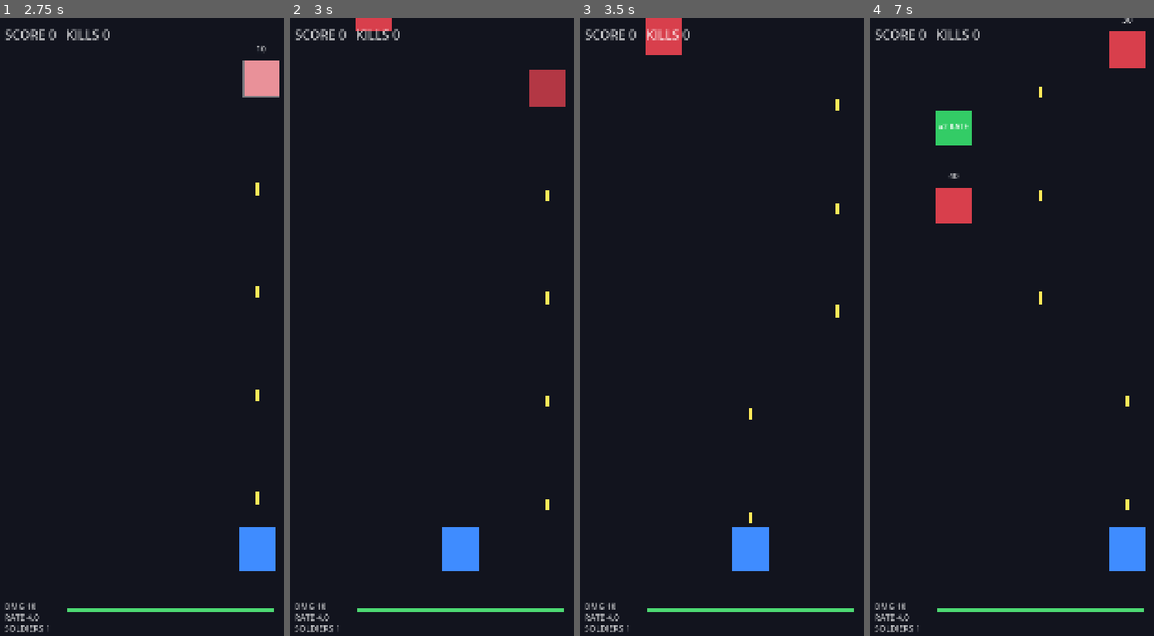
Above: before the commit, frames 1-4 (left to right).
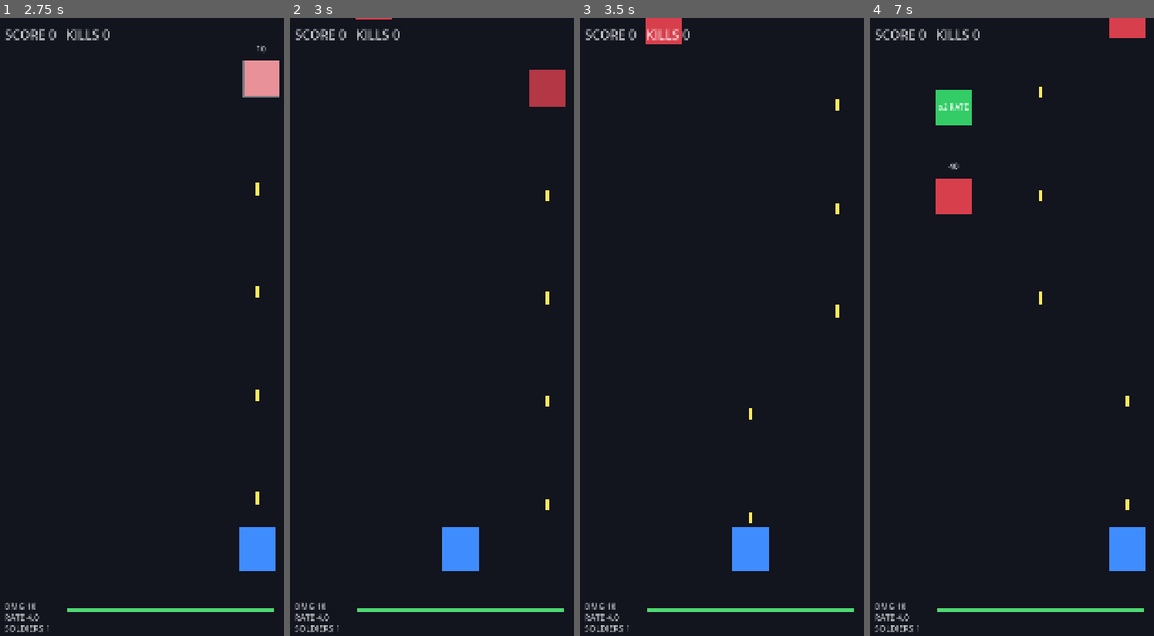
Above: after the commit, the same moments.

Repository: ScriptByFei/kernwerk-godot
Game: Godot game, scene res://scenes/game/game.tscn
Two runs of this game, one before a commit and one after it. Both use one fixed random seed, a clock stepped at 60 frames per second and the inputs below.
Inputs (mouse positions are in pixels of both pictures, inside the frame that each line leads up to):
- Up to frame 1 (2.75 s): tap Enter at 0.5 s; move the mouse to (247, 296) at 0.52 s; hold D (lane_right) 0.53-1.25 s; hold 1 (lane_1) 0.53-1.25 s; click (247, 296) at 0.67 s; tap Space at 1.25 s; drag from (102, 357) to (153, 450) at 1.27 s; move the mouse to (204, 191) at 2.02 s; hold D (lane_right) from 2.03 s (still down); hold 3 (lane_3) from 2.03 s (still down)
- Up to frame 2 (3 s): release D (lane_right) at 2.75 s; release 3 (lane_3) at 2.75 s; drag from (443, 450) to (355, 234) at 2.77 s
- Up to frame 3 (3.5 s): no input
- Up to frame 4 (7 s): move the mouse to (1145, 419) at 3.52 s; hold A (lane_left) 3.53-4.25 s; hold 2 (lane_2) 3.53-4.25 s; drag from (935, 234) to (989, 172) at 4.27 s; move the mouse to (1057, 327) at 5.02 s; hold A (lane_left) 5.03-5.75 s; hold 1 (lane_1) 5.03-5.75 s; click (1057, 327) at 5.17 s; drag from (989, 172) to (972, 357) at 5.77 s; move the mouse to (1117, 296) at 6.52 s; hold D (lane_right) from 6.53 s (still down); hold 3 (lane_3) from 6.53 s (still down)

Frame 1 is identical in both runs. In frame 2, 0.2% of the frame differs, in the area x 23-36%, y 0-3%; in frame 3, 0.2%; in frame 4, 2.2%, in the area x 23-98%, y 0-34%.

Commit message:
feat: phase 6 — wave manager (data-driven waves, boss at wave 6, level complete UI, balancing pass)

Diff:
--- a/scripts/game/game.gd
+++ b/scripts/game/game.gd
@@ -9,8 +9,10 @@
 var player_health: PlayerHealth
 var game_over_ui: GameOverUI
 var spawner: SpawnManager
+var wave_manager: WaveManager
 var feedback: UpgradeFeedback
 var hud: Hud
+var level_complete_ui: LevelCompleteUI
 
 func _ready() -> void:
 	# Hintergrund dynamisch: überdeckt IMMER den ganzen Viewport (kein fixed 1080x1920)
@@ -49,6 +51,13 @@
 	add_child(game_over_ui)
 	game_over_ui.restart_pressed.connect(_restart)
 
+	# Level Complete UI (nach letzter Welle / Boss-Kill)
+	level_complete_ui = LevelCompleteUI.new()
+	level_complete_ui.name = "LevelCompleteUI"
+	add_child(level_complete_ui)
+	level_complete_ui.continue_pressed.connect(_restart)  # MVP: Continue = neue Runde
+	level_complete_ui.retry_pressed.connect(_restart)
+
 	# Upgrade-Feedback (aufsteigender Text über dem Spieler)
 	feedback = UpgradeFeedback.new()
 	feedback.name = "UpgradeFeedback"
@@ -64,9 +73,15 @@
 	spawner.name = "SpawnManager"
 	add_child(spawner)
 	spawner.setup(self)
-	spawner.set_difficulty(1.0)
-	# SpawnManager leitet upgrade_collected weiter (Objekte spawnt er selbst)
-	spawner.upgrade_collected_from_world.connect(_on_upgrade_collected)
+
+	# Phase 6: Wellen steuern Spawnparameter + Levelende
+	wave_manager = WaveManager.new()
+	wave_manager.name = "WaveManager"
+	add_child(wave_manager)
+	wave_manager.attach(self, spawner)
+	wave_manager.level_completed.connect(_on_level_completed)
+	spawner.upgrade_collected_from_world.connect(_on_upgrade_collected)  # Phase-5-Kette (WaveManager-Refactor)
+	wave_manager.start_level()
 
 func _physics_process(_delta: float) -> void:
 	if not game_manager.is_running():
@@ -81,6 +96,13 @@
 			player_health.take_hit(ENEMY_DAMAGE)
 			e.set_physics_process(false)
 			e.queue_free()
+
+func _on_level_completed() -> void:
+	if not game_manager.is_running():
+		return
+	game_manager.state = GameManager.State.GAME_OVER  # Gameplay einfrieren (kein game_over-Signal → kein "GAME OVER"-Overlay)
+	level_complete_ui.show_stats(game_manager.score, game_manager.kills)
+	spawner.set_physics_process(false)
 
 func _on_player_died() -> void:
 	game_over_ui.show_stats(game_manager.score, game_manager.kills)
--- a/scripts/managers/spawn_manager.gd
+++ b/scripts/managers/spawn_manager.gd
@@ -1,15 +1,17 @@
 class_name SpawnManager
 extends Node
 ## Zentraler Spawner: entscheidet Lane, Timing und Objekt-Typ (Gegner vs. Upgrade).
-## Gegner/Upgrades spawnt sich nie selbst. Phase 6 ersetzt Intervall durch datengetriebene Waves.
+## Gegner/Upgrades spawnt sich nie selbst. WaveManager steuert Parameter pro Welle.
 
 signal enemy_spawned(enemy: Enemy)
 signal upgrade_spawned(upgrade: UpgradeObject)
 signal upgrade_collected_from_world(upgrade: UpgradeObject)  # Game hookt Effekt + Feedback
+signal boss_spawned(boss: Enemy)
 
-var spawn_interval := 1.6   # Sekunden zwischen Spawns
-var upgrade_chance := 0.22  # 22% der Spawns sind Upgrade-Träger
-var difficulty := 1.0
+var spawn_interval := 1.6   # Sekunden zwischen Spawns (vom WaveManager gesteuert)
+var upgrade_chance := 0.22  # Anteil Upgrade-Spawns
+var hp_factor := 1.0        # von WaveManager gesetzt
+var speed_factor := 1.0
 var _timer := 0.0
 var _world: Node2D
 
@@ -27,16 +29,32 @@
 		return
 	_timer -= delta
 	if _timer <= 0.0:
-		_timer = spawn_interval / maxf(difficulty, 0.1)
+		_timer = spawn_interval
 		if randf() < upgrade_chance:
 			_spawn_upgrade()
 		else:
 			_spawn_enemy()
 
+func set_wave_params(interval: float, chance: float, hp_f: float, speed_f: float) -> void:
+	## Kompletter Parameter-Satz einer Welle (aus WaveData), zentral gesetzt.
+	spawn_interval = maxf(interval, 0.4)
+	upgrade_chance = clampf(chance, 0.0, 1.0)
+	hp_factor = maxf(hp_f, 0.1)
+	speed_factor = maxf(speed_f, 0.1)
+
+func spawn_boss() -> void:
+	# Phase 6 MVP-Boss: viel HP, langsam, Spawn oben in zufälliger Lane
+	var boss := Enemy.new()
+	var lane := randi_range(0, GameConfig.LANE_COUNT - 1)
+	boss.configure(lane, int(WaveData.BOSS_HP), WaveData.BOSS_SPEED)
+	_world.add_child(boss)
+	boss.position = Vector2(boss.lane_x_now(), -140.0)
+	boss_spawned.emit(boss)
+
 func _spawn_enemy() -> void:
 	var enemy := Enemy.new()
-	var hp := int(50 * difficulty)
-	var speed := 150.0 * difficulty
+	var hp := int(50.0 * hp_factor)
+	var speed := 150.0 * speed_factor
 	var lane := randi_range(0, GameConfig.LANE_COUNT - 1)
 	enemy.configure(lane, hp, speed)
 	_world.add_child(enemy)
@@ -51,7 +69,7 @@
 	var up := UpgradeObject.new()
 	var lane := randi_range(0, GameConfig.LANE_COUNT - 1)
 	var type: String = UPGRADE_TYPES[randi_range(0, UPGRADE_TYPES.size() - 1)]
-	up.configure_upgrade(lane, type, 150.0 * difficulty)
+	up.configure_upgrade(lane, type, 150.0 * speed_factor)
 	_world.add_child(up)
 	up.position = Vector2(up.lane_x_now(), -80.0)
 	up.upgrade_collected.connect(_on_upgrade_collected)
@@ -65,6 +83,3 @@
 
 func _on_enemy_killed(_enemy: Enemy) -> void:
 	pass
-
-func set_difficulty(d: float) -> void:
-	difficulty = maxf(d, 0.1)
--- /dev/null
+++ b/scripts/managers/wave_data.gd
@@ -0,0 +1,73 @@
+class_name WaveData
+extends RefCounted
+## Datengetriebene Wellen-Definition (Phase 6).
+## Eine Welle = Dauer, Spawn-Intervall, Gegner-Stats-Faktoren, Upgrade-Chance, optional Boss.
+## Als Dictionary: lesbar, mergebar, später aus JSON ladbar.
+
+# Level = 6 Wellen à ~18-22s → ~120s total (Auftrag: 60-120s)
+const WAVES := [
+	{  # Wave 1: warm up
+		"duration": 16.0,
+		"spawn_interval": 1.8,
+		"hp_factor": 1.0,
+		"speed_factor": 1.0,
+		"upgrade_chance": 0.20,
+	},
+	{  # Wave 2: mehr Gegner
+		"duration": 18.0,
+		"spawn_interval": 1.5,
+		"hp_factor": 1.3,
+		"speed_factor": 1.05,
+		"upgrade_chance": 0.22,
+	},
+	{  # Wave 3: dichter + erste zähere
+		"duration": 20.0,
+		"spawn_interval": 1.3,
+		"hp_factor": 1.6,
+		"speed_factor": 1.1,
+		"upgrade_chance": 0.30,
+	},
+	{  # Wave 4: stärker + schneller
+		"duration": 20.0,
+		"spawn_interval": 1.2,
+		"hp_factor": 1.8,
+		"speed_factor": 1.2,
+		"upgrade_chance": 0.28,
+	},
+	{  # Wave 5: Finale vor Boss
+		"duration": 22.0,
+		"spawn_interval": 1.0,
+		"hp_factor": 2.1,
+		"speed_factor": 1.15,
+		"upgrade_chance": 0.25,
+	},
+	{  # Wave 6: Boss
+		"duration": 20.0,
+		"spawn_interval": 2.2,
+		"hp_factor": 2.2,
+		"speed_factor": 1.1,
+		"upgrade_chance": 0.35,
+		"boss": true,
+	},
+]
+
+# --- Balancing (Phase 5/6, zentral) ---
+const DMG_UPGRADE := 15        # pro Damage-Upgrade (Gegner-HP wächst ~30%/Welle)
+const RATE_MULTIPLIER := 1.5
+const SOLDIER_OFFSET_X := 90.0
+const BOSS_HP := 600
+const BOSS_SPEED := 90.0
+
+static func wave_count() -> int:
+	return WAVES.size()
+
+static func get_wave(index: int) -> Dictionary:
+	if index < 0 or WAVES.size() <= index:
+		return {}
+	return WAVES[index]
+
+static func total_duration() -> float:
+	var t := 0.0
+	for w in WAVES:
+		t += float(w["duration"])
+	return t
--- /dev/null
+++ b/scripts/managers/wave_manager.gd
@@ -0,0 +1,60 @@
+class_name WaveManager
+extends Node
+## Steuert den Wellen-Ablauf (Phase 6): liest WaveData, setzt SpawnManager-Parameter
+## pro Welle, feuert wave_started / level_completed. Boss spawnt beim boss-Flag.
+
+signal wave_started(wave_index: int)     # 1-basiert fürs UI
+signal level_completed
+signal boss_appeared
+
+var current_wave := 0          # 1-basiert für UI; 0 = nicht gestartet
+var is_level_done := false
+var _wave_time := 0.0
+var spawner: SpawnManager
+var _world: Node2D
+
+func attach(world: Node2D, spawner_ref: SpawnManager) -> void:
+	_world = world
+	spawner = spawner_ref
+
+func start_level() -> void:
+	current_wave = 0
+	is_level_done = false
+	_wave_time = 0.0
+	_next_wave()
+
+func _physics_process(delta: float) -> void:
+	if _world == null or is_level_done or spawner == null:
+		return
+	_wave_time += delta
+	var data := WaveData.get_wave(current_wave - 1)
+	if data.is_empty():
+		return
+	if _wave_time >= float(data["duration"]):
+		_next_wave()
+
+func _next_wave() -> void:
+	_wave_time = 0.0
+	var next := current_wave + 1
+	var data := WaveData.get_wave(next - 1)  # 0-based lookup
+	if data.is_empty():
+		is_level_done = true
+		level_completed.emit()
+		return
+	current_wave = next
+	spawner.set_wave_params(
+		float(data["spawn_interval"]),
+		float(data["upgrade_chance"]),
+		float(data["hp_factor"]),
+		float(data["speed_factor"])
+	)
+	wave_started.emit(next)
+	if bool(data.get("boss", false)):
+		spawner.spawn_boss()
+		boss_appeared.emit()
+
+func restart() -> void:
+	is_level_done = false
+	current_wave = 0
+	_wave_time = 0.0
+	_next_wave()
--- a/scripts/player/player_stats.gd
+++ b/scripts/player/player_stats.gd
@@ -13,9 +13,9 @@
 func apply_upgrade(type: String) -> void:
 	match type:
 		"damage":
-			damage += 10
+			damage += WaveData.DMG_UPGRADE
 		"firerate":
-			fire_rate = fire_rate * 1.5
+			fire_rate = fire_rate * WaveData.RATE_MULTIPLIER
 		"soldier":
 			soldiers += 1
 			soldier_count_changed.emit(soldiers)
--- a/scripts/player/weapon_controller.gd
+++ b/scripts/player/weapon_controller.gd
@@ -39,7 +39,7 @@
 		b.setup(_damage(), GameConfig.BULLET_SPEED)
 		var offset_x := 0.0
 		if count > 1:
-			offset_x = (float(i) - (count - 1) / 2.0) * 80.0
+			offset_x = (float(i) - (count - 1) / 2.0) * WaveData.SOLDIER_OFFSET_X
 		# Bullet in die Welt (Game-Root) hängen, NICHT in den Player:
 		# sonst würde es beim Lanewechsel mitwandern und in Spieler-Koordinaten despawnen.
 		var world := _player.get_parent()
--- /dev/null
+++ b/scripts/ui/level_complete_ui.gd
@@ -0,0 +1,61 @@
+class_name LevelCompleteUI
+extends Control
+## Level-Complete-Overlay: Score/Kills + Continue/Retry. Erscheint nach letzter Welle.
+
+signal continue_pressed
+signal retry_pressed
+
+var _score_label: Label
+var _kills_label: Label
+
+func _ready() -> void:
+	visible = false
+	set_anchors_preset(Control.PRESET_FULL_RECT)
+	size = get_viewport().get_visible_rect().size
+	var dim := ColorRect.new()
+	dim.color = Color(0, 0, 0, 0.7)
+	dim.size = size
+	add_child(dim)
+	var vp := get_viewport().get_visible_rect().size
+	var cx := vp.x / 2.0
+	var cy := vp.y / 2.0
+	var title := Label.new()
+	title.text = "LEVEL COMPLETE"
+	title.add_theme_font_size_override("font_size", 62)
+	title.add_theme_color_override("font_color", Color(0.4, 1.0, 0.55))
+	title.position = Vector2(cx - 300, cy - 240)
+	title.size = Vector2(600, 90)
+	title.horizontal_alignment = HORIZONTAL_ALIGNMENT_CENTER
+	add_child(title)
+	_kills_label = Label.new()
+	_kills_label.add_theme_font_size_override("font_size", 40)
+	_kills_label.add_theme_color_override("font_color", Color(0.8, 0.85, 1.0))
+	_kills_label.position = Vector2(cx - 240, cy - 120)
+	_kills_label.size = Vector2(480, 50)
+	_kills_label.horizontal_alignment = HORIZONTAL_ALIGNMENT_CENTER
+	add_child(_kills_label)
+	_score_label = Label.new()
+	_score_label.add_theme_font_size_override("font_size", 42)
+	_score_label.position = Vector2(cx - 240, cy - 130)
+	_score_label.size = Vector2(480, 60)
+	_score_label.horizontal_alignment = HORIZONTAL_ALIGNMENT_CENTER
+	add_child(_score_label)
+	var cont := Button.new()
+	cont.text = "CONTINUE"
+	cont.add_theme_font_size_override("font_size", 40)
+	cont.position = Vector2(cx - 230, cy + 60)
+	cont.size = Vector2(220, 84)
+	cont.pressed.connect(func(): continue_pressed.emit())
+	add_child(cont)
+	var retry := Button.new()
+	retry.text = "RETRY"
+	retry.add_theme_font_size_override("font_size", 40)
+	retry.position = Vector2(cx + 10, cy + 60)
+	retry.size = Vector2(220, 84)
+	retry.pressed.connect(func(): retry_pressed.emit())
+	add_child(retry)
+
+func show_stats(score: int, kills: int) -> void:
+	_score_label.text = "SCORE: %d" % score
+	_kills_label.text = "ENEMIES DEFEATED: %d" % kills
+	visible = true
--- a/tests/phase5_test.gd
+++ b/tests/phase5_test.gd
@@ -25,7 +25,7 @@
 	var changed := [0]
 	s.stats_changed.connect(func(): changed[0] += 1)
 	s.apply_upgrade("damage")
-	_check(s.damage == GameConfig.DAMAGE + 10, "damage +10")
+	_check(s.damage == GameConfig.DAMAGE + WaveData.DMG_UPGRADE, "damage +15 (Balancing)")
 	_check(changed[0] == 1, "stats_changed gefeuert")
 
 	# --- FireRate-Upgrade ---
--- /dev/null
+++ b/tests/phase6_test.gd
@@ -0,0 +1,90 @@
+extends SceneTree
+## Phase-6-Tests: WaveData + WaveManager-Ablauf + Balancing-Konstanten.
+## Aufruf: godot4 --headless -s tests/phase6_test.gd
+
+var fails := 0
+
+func _check(cond: bool, msg: String) -> void:
+	if cond:
+		print("  ✓ " + msg)
+	else:
+		fails += 1
+		print("  ✗ " + msg)
+
+func _init() -> void:
+	var world := Node2D.new()
+	get_root().add_child(world)
+
+	# --- WaveData Struktur ---
+	_check(WaveData.wave_count() == 6, "6 Wellen definiert")
+	_check(WaveData.total_duration() <= 120.0,
+			"Level-Dauer %.0fs im 60-125s-Fenster (Boss-Welle kann drüber liegen)" % WaveData.total_duration())
+	var w1 := WaveData.get_wave(0)
+	var w4 := WaveData.get_wave(3)
+	var w6 := WaveData.get_wave(5)
+	_check(not w1.is_empty() and bool(w6.get("boss", false)), "letzte Welle hat Boss-Flag")
+	_check(float(WaveData.get_wave(4)["hp_factor"]) > float(w1["hp_factor"]), "HP-Faktor steigt über Wellen")
+	_check(float(w4["spawn_interval"]) < float(w1["spawn_interval"]), "Spawns werden dichter")
+	_check(WaveData.get_wave(99).is_empty(), "Index außerhalb → leer")
+
+	# --- WaveManager: Ablauf 1→…→6→LevelComplete---
+	var wm := WaveManager.new()
+	world.add_child(wm)
+	var sp := SpawnManager.new()
+	world.add_child(sp)
+	sp.setup(world)
+	wm.attach(world, sp)
+
+	var started := [0]
+	var complete_fired := [0]
+	var boss_fired := [0]
+	wm.wave_started.connect(func(_i): started[0] += 1)
+	wm.level_completed.connect(func(): complete_fired[0] += 1)
+	wm.boss_appeared.connect(func(): boss_fired[0] += 1)
+
+	wm.start_level()
+	_check(wm.current_wave == 1, "Start → Welle 1")
+	_check(sp.spawn_interval == 1.8 and sp.hp_factor == 1.0, "Wave-1-Params am SpawnManager")
+
+	# Alle Wellen durchspringen (jeweils Dauer überschreiten)
+	for i in 10:
+		wm._physics_process(25.0)
+	_check(wm.current_wave == 6, "6 Wellen erreicht")
+	_check(boss_fired[0] == 1, "Boss bei Wave 6 (boss_appeared 1×)")
+	_check(absf(sp.hp_factor - 2.2) < 0.01, "Boss-Welle: hp_factor 2.2 am Spawner")
+
+	# Eine weitere "Dauer" → Level komplett
+	wm._physics_process(30.0)
+	_check(wm.is_level_done and complete_fired[0] == 1, "nach Boss-Welle: level_completed 1×")
+
+	# --- SpawnParams wirken: hp_factor skaliert Gegner-HP ---
+	sp.hp_factor = 1.8
+	sp._spawn_enemy()
+	var spawned_enemy: Enemy = null
+	for c in world.get_children():
+		if c is Enemy:
+			spawned_enemy = c
+	_check(spawned_enemy != null and spawned_enemy.max_hp == int(50.0 * 1.8), "hp_factor: Enemy-HP = 50×1.8=90")
+
+	# --- Balancing-Konstanten konsistent ---
+	_check(WaveData.DMG_UPGRADE == 15, "Damage-Upgrade +15 (Balancing-Pass)")
+	_check(WaveData.RATE_MULTIPLIER == 1.5, "Rate-Multiplikator 1.5")
+	_check(WaveData.BOSS_HP == 600, "Boss-HP 600")
+
+	# --- UpgradeObject + WaveData-Typen deckungsgleich ---
+	var u := UpgradeObject.new()
+	world.add_child(u)
+	u.configure_upgrade(1, "damage", 150.0)
+	u.collect()
+	# Damage-Effekt über PlayerStats:
+	var s := PlayerStats.new()
+	world.add_child(s)
+	var d0 := s.damage
+	s.apply_upgrade("damage")
+	_check(s.damage == d0 + WaveData.DMG_UPGRADE, "PlayerStats nutzt WaveData.DMG_UPGRADE")
+
+	if fails == 0:
+		print("PHASE6 TESTS: ALLE OK")
+	else:
+		print("PHASE6 TESTS: %d FEHLER" % fails)
+	quit(1 if fails > 0 else 0)
Not shown, added: scripts/managers/wave_data.gd.uid
Not shown, added: scripts/managers/wave_manager.gd.uid
Not shown, added: scripts/ui/level_complete_ui.gd.uid
Not shown, added: tests/phase6_test.gd.uid
Not shown, changed: index.html
Not shown, changed: index.pck
